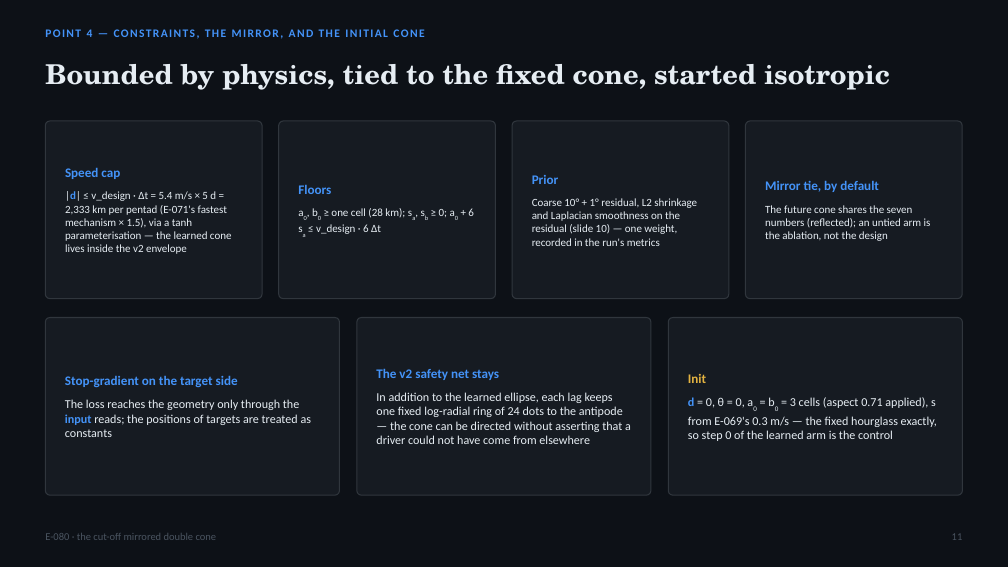
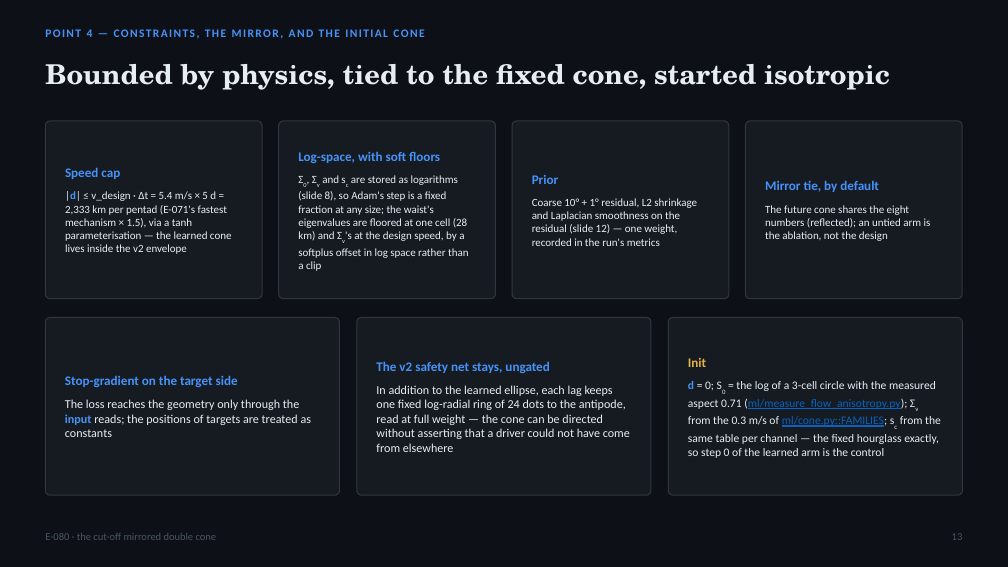
Before and after one commit to blauewelt/earth, a slide deck: slide 13 of ml/plans/E080_hourglass_cone_deck.pptx (slide 11 before the commit). Drawn at 1008x567 pixels with LibreOffice and Linux fonts; fonts in the diff are those of the drawing. Boxes give left, top, right and bottom in pixels: in the first picture for what was removed or moved away, otherwise in the second. Text is boxed around its words. In the diff, an @@ line names an element or a change of style, - is before the commit and + after.

```diff
--- a/ml/plans/E080_hourglass_cone_deck.pptx
+++ b/ml/plans/E080_hourglass_cone_deck.pptx
@@ text at [298,151,468,271]: text changed @@
-Floors
-a0, b0 ≥ one cell (28 km); sa, sb ≥ 0; a0 + 6 sa ≤ v_design · 6 Δt
+Log-space, with soft floors
+Σ0, Σv and sc are stored as logarithms (slide 8), so Adam's step is a fixed fraction at any size; the waist's eigenvalues are floored at one cell (28 km) and Σv's at the design speed, by a softplus offset in log space rather than a clip
@@ text at [765,205,931,241]: text changed @@
-The future cone shares the seven numbers (reflected); an untied arm is the ablation, not the design
+The future cone shares the eight numbers (reflected); an untied arm is the ablation, not the design
@@ text at [376,361,630,452]: text changed @@
-The v2 safety net stays
-In addition to the learned ellipse, each lag keeps one fixed log-radial ring of 24 dots to the antipode — the cone can be directed without asserting that a driver could not have come from elsewhere
+The v2 safety net stays, ungated
+In addition to the learned ellipse, each lag keeps one fixed log-radial ring of 24 dots to the antipode, read at full weight — the cone can be directed without asserting that a driver could not have come from elsewhere
@@ text at [688,381,941,458]: text changed; size 11.5 to 11 pt @@
-d = 0, θ = 0, a0 = b0 = 3 cells (aspect 0.71 applied), s from E-069's 0.3 m/s — the fixed hourglass exactly, so step 0 of the learned arm is the control
+d = 0; S0 = the log of a 3-cell circle with the measured aspect 0.71 (ml/measure_flow_anisotropy.py); Σv from the 0.3 m/s of ml/cone.py::FAMILIES; sc from the same table per channel — the fixed hourglass exactly, so step 0 of the learned arm is the control
```
Also in this commit, not shown: 10 other slides changed, 3 slides added, 1 slide removed, 8 other files.
